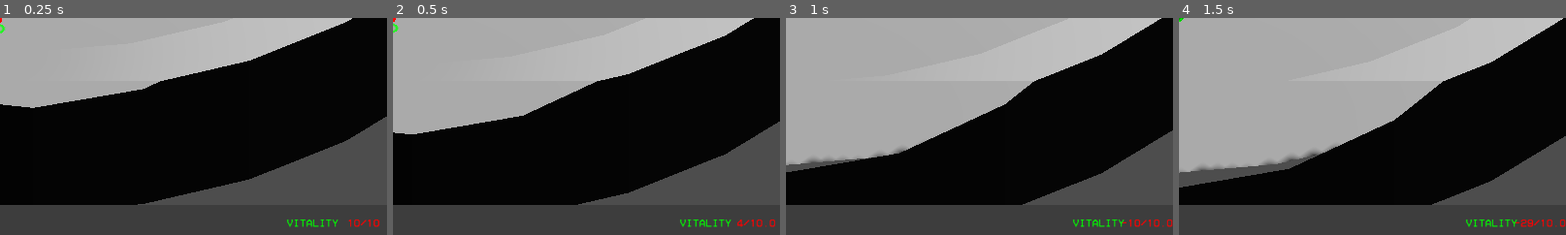
Above: before the commit, frames 1-4 (left to right).
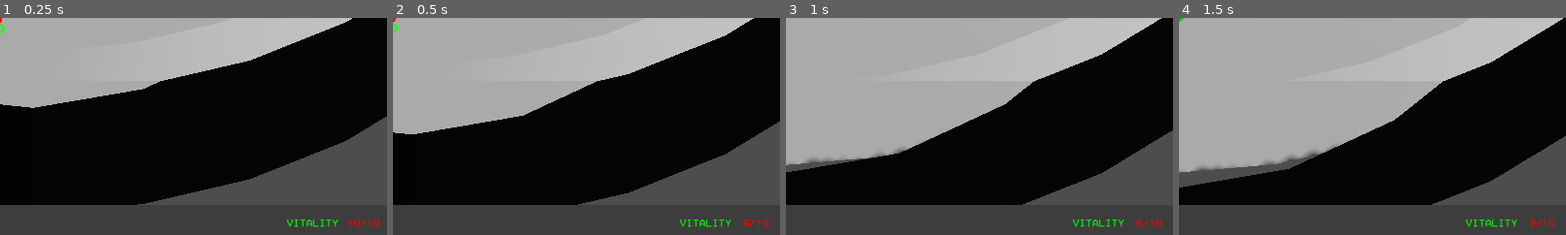
Above: after the commit, the same moments.

Repository: saladwithgrass/hyperdeath
Game: Godot game, scene res://levels/demo_arena/demo_arena.tscn
The game is run twice, just before and just after one commit, with the same random seed, the same clock (stepped at 60 frames per second) and the same inputs. This scene is started directly instead of the project's main scene.
Inputs (mouse positions are % of the whole screen's width and height, from its top left):
- Up to frame 1 (0.25 s): no input
- Up to frame 2 (0.5 s): no input
- Up to frame 3 (1 s): move the mouse to (72, 45) at 0.52 s; hold D (right) from 0.53 s (still down); right-click (72, 45) at 0.6 s; tap Shift (dash) at 0.8 s
- Up to frame 4 (1.5 s): move the mouse to (30, 55) at 1.27 s; release D (right) at 1.28 s; hold S (backward) from 1.28 s (still down); tap Shift (dash) at 1.35 s
The pictures show only the part of the screen within x 50-100%, y 49-99%; the shares and areas given below are measured in that part.

Frame 1 is identical in both runs. In frame 2, 0.2% of the frame differs, in the area x 88-99%, y 92-97%; in frame 3, 0.2%; in frame 4, 0.3%, in the area x 86-100%, y 92-97%.

Commit message:
tweaks

Diff:
--- a/enemies/generic_enemy/generic_enemy.gd
+++ b/enemies/generic_enemy/generic_enemy.gd
@@ -11,6 +11,7 @@
 # variables that determine attack capabilities
 @export_group("Attack Details")
 @export var can_shoot:bool = true
+@export var shot_damage:float = 1
 @export var can_melee:bool = false
 
 # projectile variable that is spawned when shooting
@@ -88,7 +89,8 @@
 	update_target_location()
 	set_next_velocity()
 	self.move_and_slide()
-	$rig.look_at(position + velocity*100)
+	if not velocity.is_zero_approx():
+		$rig.look_at(position + velocity*100)
 
 # spawn a new projectile and send itt
 func shoot():
@@ -97,6 +99,8 @@
 		return
 	var bullet = projectile_template.instantiate()
 	var bullet_direction = target.global_position - gun_muzzle.global_position
+	if bullet is Projectile:
+		bullet.damage = self.shot_damage
 	bullet_direction.y = 0
 	owner.add_child(bullet)
 	bullet.global_position = gun_muzzle.global_position
--- a/enemies/machine_gunner_enemy/machine_gunner_enemy.gd
+++ b/enemies/machine_gunner_enemy/machine_gunner_enemy.gd
@@ -2,11 +2,11 @@
 class_name MachineGunnerEnemy
 
 @export var mag_size:int = 30
-var cur_bullet_count:int = mag_size
+@onready var cur_bullet_count:int = mag_size
 
 @export var reload_time:float = 3
 @export var fire_rate:float = 15
-var delay_between_shots = 1.0 / fire_rate
+@onready var delay_between_shots = 1.0 / fire_rate
 
 func _ready():
 	super._ready()
--- a/enemies/machine_gunner_enemy/machine_gunner_enemy.tscn
+++ b/enemies/machine_gunner_enemy/machine_gunner_enemy.tscn
@@ -22,6 +22,7 @@
 mag_size = 30
 reload_time = 3.0
 fire_rate = 15.0
+shot_damage = 0.2
 projectile_template = ExtResource("3_giw0b")
 max_health = 10.0
 
--- a/enemies/melee_enemy/melee_enemy.gd
+++ b/enemies/melee_enemy/melee_enemy.gd
@@ -37,6 +37,7 @@
 
 # actions
 func melee():
+	print('meeleing')
 	if is_melee_on_cd or is_melee_on_windup:
 		return
 	is_melee_on_windup = true
@@ -47,13 +48,17 @@
 	# check if it has to move to the player
 	# 0.9 is there just to account for some errors
 
-	if ($rig/melee_hitbox/melee_marker.global_position - target.position).length() <= melee_reach * 1.2:
-		velocity = Vector3.ZERO
-		melee()
+	if is_melee_on_windup or is_meleeing:
+		return
+
+	if (%melee_marker.global_position - target.global_position)\
+		.length_squared() <= melee_reach**2:
+			velocity = Vector3.ZERO
+			melee()
 	else:
 		go_to_target()
 
-	$rig.look_at(target.position + Vector3(0, 0.25, 0))
+	$rig.look_at(target.global_position + Vector3(0, %melee_marker.position.y*0, 0))
 
 func _process(delta: float) -> void:
 	pass
--- a/enemies/melee_enemy/melee_enemy.tscn
+++ b/enemies/melee_enemy/melee_enemy.tscn
@@ -52,6 +52,7 @@
 disabled = true
 
 [node name="melee_marker" type="Marker3D" parent="rig/melee_hitbox"]
+unique_name_in_owner = true
 transform = Transform3D(1, 0, 0, 0, 1, 0, 0, 0, 1, 0, 1, -0.631008)
 
 [node name="navigation_agent" type="NavigationAgent3D" parent="."]
--- /dev/null
+++ b/enemies/teleporting enemy/teleporting_enemy.tscn
@@ -0,0 +1,36 @@
+[gd_scene load_steps=5 format=3 uid="uid://uk1wb1gcnv0q"]
+
+[ext_resource type="Script" uid="uid://e4kytsgbb8yj" path="res://enemies/generic_enemy/generic_enemy.gd" id="1_jqfit"]
+[ext_resource type="PackedScene" uid="uid://7f7a75jye8wi" path="res://misc_objects/bullet/bullet.tscn" id="2_h6fu2"]
+
+[sub_resource type="CapsuleMesh" id="CapsuleMesh_jqfit"]
+
+[sub_resource type="CapsuleShape3D" id="CapsuleShape3D_cb5rn"]
+
+[node name="teleporting_enemy" type="CharacterBody3D" node_paths=PackedStringArray("gun_muzzle")]
+collision_layer = 4
+collision_mask = 9
+script = ExtResource("1_jqfit")
+projectile_template = ExtResource("2_h6fu2")
+gun_muzzle = NodePath("rig/gun_muzzle")
+
+[node name="rig" type="Node3D" parent="."]
+
+[node name="gun_muzzle" type="Marker3D" parent="rig"]
+transform = Transform3D(1, 0, 0, 0, 1, 0, 0, 0, 1, 0, 1.30428, -1.11663)
+
+[node name="skin" type="MeshInstance3D" parent="rig"]
+transform = Transform3D(1, 0, 0, 0, 1, 0, 0, 0, 1, 0, 1, 0)
+mesh = SubResource("CapsuleMesh_jqfit")
+skeleton = NodePath("../..")
+
+[node name="hitbox" type="CollisionShape3D" parent="."]
+transform = Transform3D(1, 0, 0, 0, 1, 0, 0, 0, 1, 0, 1, 0)
+shape = SubResource("CapsuleShape3D_cb5rn")
+
+[node name="navigation_agent" type="NavigationAgent3D" parent="."]
+
+[node name="attack_timer" type="Timer" parent="."]
+autostart = true
+
+[connection signal="timeout" from="attack_timer" to="." method="_on_attack_timer_timeout"]
--- a/global_stuff/killable.gd
+++ b/global_stuff/killable.gd
@@ -2,10 +2,13 @@
 class_name Killable
 
 @export var max_health:float
-var health:int
+@export var delete_on_death:bool = true
+@export var is_dead:bool = false
+
+var health:float
 var is_being_parried:bool = false
 
-signal taken_damage(name:String, damage:int)
+signal taken_damage(name:String, damage:float)
 signal was_killed(who:Killable, name:String)
 
 func _ready():
@@ -16,7 +19,7 @@
 func set_target(_new_target):
 	pass
 
-func deal_damage(damage:int):
+func deal_damage(damage:float):
 	taken_damage.emit(name, damage)
 	health -= damage
 	if (health <= 0):
@@ -25,4 +28,5 @@
 func kill():
 	print(name)
 	was_killed.emit(self, name)
-	queue_free()
+	if delete_on_death:
+		queue_free()
--- a/levels/demo_arena_2/demo_2.tscn
+++ b/levels/demo_arena_2/demo_2.tscn
@@ -14,6 +14,8 @@
 [ext_resource type="PackedScene" uid="uid://cp1mvogpigkqb" path="res://misc_objects/opening_door/opening_door.tscn" id="9_ci5g6"]
 [ext_resource type="PackedScene" uid="uid://do1gadsytqdv7" path="res://enemies/machine_gunner_enemy/machine_gunner_enemy.tscn" id="10_r1j45"]
 [ext_resource type="PackedScene" uid="uid://4s1bmn1wis06" path="res://enemies/melee_enemy/melee_enemy.tscn" id="14_r1j45"]
+[ext_resource type="PackedScene" uid="uid://r7ma60m1ff8o" path="res://misc_objects/triggers/light_trigger/light_trigger.tscn" id="15_whsj1"]
+[ext_resource type="PackedScene" uid="uid://ct6kgu50j0ae7" path="res://misc_objects/triggers/spawn_trigger_death_track/spawn_trigger_death_track.tscn" id="16_umjul"]
 
 [sub_resource type="Environment" id="Environment_r1j45"]
 background_energy_multiplier = 0.0
@@ -604,6 +606,12 @@
 [sub_resource type="BoxShape3D" id="BoxShape3D_whsj1"]
 size = Vector3(14.5006, 4.02747, 1)
 
+[sub_resource type="BoxShape3D" id="BoxShape3D_umjul"]
+size = Vector3(1, 3.11121, 15.3802)
+
+[sub_resource type="BoxShape3D" id="BoxShape3D_sxckh"]
+size = Vector3(1, 6, 30)
+
 [node name="demo_2" type="Node3D"]
 script = ExtResource("1_dehso")
 metadata/_custom_type_script = "uid://dkjtv4mxj1iqo"
@@ -880,7 +888,7 @@
 spot_angle_attenuation = 39.3966
 script = ExtResource("4_whsj1")
 
-[node name="SpotLight3D2" type="SpotLight3D" parent="lights"]
+[node name="red_light_2" type="SpotLight3D" parent="lights"]
 transform = Transform3D(0.297325, 0.954776, 4.17346e-08, 0, -4.37114e-08, 1, 0.954776, -0.297325, -1.29965e-08, -1.26993, 18.5211, 35.0046)
 light_color = Color(1, 0, 0, 1)
 light_energy = 16.0
@@ -890,7 +898,7 @@
 spot_angle = 49.13
 spot_angle_attenuation = 0.0206173
 
-[node name="SpotLight3D3" type="SpotLight3D" parent="lights"]
+[node name="red_light_3" type="SpotLight3D" parent="lights"]
 transform = Transform3D(0.297325, 0.954776, 4.17346e-08, 0, -4.37114e-08, 1, 0.954776, -0.297325, -1.29965e-08, -4.60795, 18.5211, 35.4856)
 light_color = Color(1, 0, 0, 1)
 light_energy = 16.0
@@ -900,7 +908,7 @@
 spot_angle = 49.13
 spot_angle_attenuation = 0.0206173
 
-[node name="SpotLight3D4" type="SpotLight3D" parent="lights"]
+[node name="red_light_4" type="SpotLight3D" parent="lights"]
 transform = Transform3D(0.297325, 0.954776, 4.17346e-08, 0, -4.37114e-08, 1, 0.954776, -0.297325, -1.29965e-08, -8.2399, 18.5211, 35.8807)
 light_color = Color(1, 0, 0, 1)
 light_energy = 16.0
@@ -910,6 +918,12 @@
 spot_angle = 49.13
 spot_angle_attenuation = 0.0206173
 
+[node name="last_room_main" type="SpotLight3D" parent="lights"]
+transform = Transform3D(1, 0, 0, 0, -4.37114e-08, 1, 0, -1, -4.37114e-08, -32.4876, 18.2195, 28.9865)
+visible = false
+spot_range = 47.179
+spot_angle = 46.38
+
 [node name="spawn_trigger_room_1" type="Area3D" parent="."]
 transform = Transform3D(1, 0, 0, 0, 1, 0, 0, 0, 1, 0, 0.640776, 63.8374)
 collision_layer = 18
@@ -998,6 +1012,66 @@
 
 [node name="SpawnPoint2" parent="spawn_trigger/spawners/BatchSpawner" instance=ExtResource("9_8bm84")]
 transform = Transform3D(1, 0, 0, 0, 1, 0, 0, 0, 1, -14.6018, -9.53674e-07, -11.68)
+entity_scene = ExtResource("14_r1j45")
+
+[node name="light_trigger2" parent="." node_paths=PackedStringArray("lights") instance=ExtResource("15_whsj1")]
+transform = Transform3D(1, 0, 0, 0, 1, 0, 0, 0, 1, -22.91, 0, 29.7189)
+lights = [NodePath("../lights/last_room_main")]
+
+[node name="trigger_hitbox" parent="light_trigger2" index="0"]
+transform = Transform3D(1, 0, 0, 0, 1, 0, 0, 0, 1, 3.35356, 1.0556, 0.736259)
+shape = SubResource("BoxShape3D_umjul")
+
+[node name="OpeningDoor2" parent="." instance=ExtResource("9_ci5g6")]
+transform = Transform3D(-1.1059e-07, 0, 1, 0, 1, 0, -2.53, 0, -4.37114e-08, -19.5077, 1, 30.5946)
+is_closed = false
+
+[node name="final_room_wave_1" parent="." instance=ExtResource("16_umjul")]
+transform = Transform3D(1, 0, 0, 0, 1, 0, 0, 0, 1, -24, 0, 28)
+
+[node name="trigger_hitbox" parent="final_room_wave_1" index="0"]
+transform = Transform3D(1, 0, 0, 0, 1, 0, 0, 0, 1, 0, 1.5, 0.5)
+shape = SubResource("BoxShape3D_sxckh")
+
+[node name="BatchSpawner" parent="final_room_wave_1/spawners" index="0" instance=ExtResource("8_ayh2k")]
+
+[node name="SpawnPoint" parent="final_room_wave_1/spawners/BatchSpawner" instance=ExtResource("9_8bm84")]
+transform = Transform3D(1, 0, 0, 0, 1, 0, 0, 0, 1, -13, 0, 15)
+entity_scene = ExtResource("10_r1j45")
+
+[node name="SpawnPoint5" parent="final_room_wave_1/spawners/BatchSpawner" instance=ExtResource("9_8bm84")]
+transform = Transform3D(1, 0, 0, 0, 1, 0, 0, 0, 1, -23, 0, 0)
+entity_scene = ExtResource("6_g37lv")
+
+[node name="SpawnPoint3" parent="final_room_wave_1/spawners/BatchSpawner" instance=ExtResource("9_8bm84")]
+transform = Transform3D(1, 0, 0, 0, 1, 0, 0, 0, 1, -18, 0, 10)
+entity_scene = ExtResource("10_r1j45")
+
+[node name="SpawnPoint4" parent="final_room_wave_1/spawners/BatchSpawner" instance=ExtResource("9_8bm84")]
+transform = Transform3D(1, 0, 0, 0, 1, 0, 0, 0, 1, -18, 0, -10)
+entity_scene = ExtResource("10_r1j45")
+
+[node name="SpawnPoint2" parent="final_room_wave_1/spawners/BatchSpawner" instance=ExtResource("9_8bm84")]
+transform = Transform3D(1, 0, 0, 0, 1, 0, 0, 0, 1, -13, 0, -12)
+entity_scene = ExtResource("10_r1j45")
+
+[node name="final_room_wave_2" parent="." instance=ExtResource("8_ayh2k")]
+transform = Transform3D(1, 0, 0, 0, 1, 0, 0, 0, 1, -37, 0, 29)
+
+[node name="SpawnPoint" parent="final_room_wave_2" instance=ExtResource("9_8bm84")]
+transform = Transform3D(1, 0, 0, 0, 1, 0, 0, 0, 1, 14, 0, 5)
+entity_scene = ExtResource("14_r1j45")
+
+[node name="SpawnPoint3" parent="final_room_wave_2" instance=ExtResource("9_8bm84")]
+transform = Transform3D(1, 0, 0, 0, 1, 0, 0, 0, 1, -9, 0, 6)
+entity_scene = ExtResource("10_r1j45")
+
+[node name="SpawnPoint4" parent="final_room_wave_2" instance=ExtResource("9_8bm84")]
+transform = Transform3D(1, 0, 0, 0, 1, 0, 0, 0, 1, -9, 0, -6)
+entity_scene = ExtResource("10_r1j45")
+
+[node name="SpawnPoint2" parent="final_room_wave_2" instance=ExtResource("9_8bm84")]
+transform = Transform3D(1, 0, 0, 0, 1, 0, 0, 0, 1, 14, 0, -5)
 entity_scene = ExtResource("14_r1j45")
 
 [connection signal="all_dead" from="spawn_trigger_room_1" to="room1_wave2" method="spawn"]
@@ -1007,3 +1081,9 @@
 [connection signal="timeout" from="light_trigger/enable_timer" to="light_trigger" method="_on_enable_timer_timeout"]
 [connection signal="body_entered" from="spawn_trigger" to="lights/room_1_light_main" method="_on_spawn_trigger_body_entered"]
 [connection signal="body_entered" from="spawn_trigger" to="spawn_trigger" method="_on_body_entered"]
+[connection signal="all_dead" from="final_room_wave_1" to="final_room_wave_2" method="spawn"]
+[connection signal="body_entered" from="final_room_wave_1" to="PlayerInterface" method="refill_health" unbinds=1]
+[connection signal="body_entered" from="final_room_wave_1" to="OpeningDoor2" method="close" unbinds=1]
+
+[editable path="light_trigger2"]
+[editable path="final_room_wave_1"]
--- a/misc_objects/heavy bullet/heavy_bullet.gd
+++ b/misc_objects/heavy bullet/heavy_bullet.gd
@@ -1,4 +1,4 @@
 extends Projectile
 
 func _ready():
-	damage = 2
+	pass
--- a/misc_objects/opening_door/opening_door.gd
+++ b/misc_objects/opening_door/opening_door.gd
@@ -1,6 +1,18 @@
 extends Node3D
 class_name OpeningDoor
 
+@export var is_closed:bool = true
+
+func _ready() -> void:
+	if is_closed:
+		close()
+	else:
+		open()
+
 func open():
-	$door/hitbox.disabled = true
+	$door/hitbox.set_deferred("disabled", true)
 	visible = false
+
+func close():
+	$door/hitbox.set_deferred("disabled", false)
+	visible = true
--- a/misc_objects/projectile/generic_projectile.gd
+++ b/misc_objects/projectile/generic_projectile.gd
@@ -2,7 +2,7 @@
 class_name  Projectile
 
 const speed = Globals.bullet_speed
-var damage = 1
+var damage:float = 1
 var lifetime = 7 # s
 
 func set_new_velocity(new_velocity:Vector3):
--- /dev/null
+++ b/player/main_hud/help_menu.gd
@@ -0,0 +1,118 @@
+extends Control
+class_name HelpMenu
+
+var all_actions = InputMap.get_actions()
+
+func filter_default_actions():
+	var cleaned_actions = []
+	for action in all_actions:
+		if not action.to_lower().begins_with("ui_"):
+			cleaned_actions.append(action)
+	all_actions = cleaned_actions
+
+var movement_actions = [
+	"forward",
+	"left",
+	"backward",
+	"right",
+	"dash",
+]
+
+var shooting_actions = [
+	"shoot",
+	"alt_fire"
+]
+
+var switching_weapons = [
+	"next_weapon",
+	"prev_weapon"
+]
+
+var other_actions = []
+
+func fill_other_actions():
+	for action_name in all_actions:
+		var belongs_to_class = false
+		for action_class in all_action_classes.keys():
+			if action_name in all_action_classes[action_class] and action_class != "OTHER":
+				belongs_to_class = true
+				print(action_name)
+				break
+		if not belongs_to_class:
+			other_actions.append(action_name)
+
+
+var all_action_classes = {
+	"MOVEMENT" : movement_actions,
+	"SHOOTING" : shooting_actions,
+	"SWITCHING_WEAPONS" : switching_weapons,
+	"OTHER" : other_actions,
+}
+
+
+
+func _ready() -> void:
+	# all_actions = InputMap.get_actions()
+	filter_default_actions()
+	fill_other_actions()
+	generate_keyboard_help()
+
+var action_map_separator = "  --  "
+var indent = "    "
+
+var stuff_to_replace = {
+	"(Physical)" : "",
+	"Kp" : "NUMPAD"
+}
+
+func clean_action_up(action:String):
+	for to_replace in stuff_to_replace.keys():
+		action = action.replace(to_replace, stuff_to_replace[to_replace])
+	return action
+
+func get_action_mapping(action:String):
+	var events = InputMap.action_get_events(action)
+	if len(events) != 0:
+		return InputMap.action_get_events(action)[0].as_text()
+
+	return "NOT_MAPPED"
+
+func generate_action_class(main_tree:Tree, action_class:String, timed:bool=true):
+	var class_subtree = main_tree.create_item()
+	class_subtree.set_text(0, action_class.capitalize())
+	for action in all_action_classes[action_class]:
+		var action_name = ""
+		# add indent
+		action_name += indent
+		# add action itself
+		action_name += action
+		# get keymap
+		var cur_action_map = get_action_mapping(action)
+		cur_action_map = clean_action_up(cur_action_map)
+
+		# wait for some time to create "loading" animation
+		if timed:
+			await get_tree().create_timer(randf_range(0, 0.15)).timeout
+
+		# create child
+		var cur_label = main_tree.create_item(class_subtree)
+		# set text
+		cur_label.set_text(0, action_name)
+		cur_label.set_text(1, cur_action_map)
+		cur_label.set_text_alignment(0, HORIZONTAL_ALIGNMENT_LEFT)
+
+func clear_children(node:Control):
+	for child in $all_actions.get_children():
+		clear_children(child)
+		child.queue_free()
+
+func clear_actions():
+	$all_actions.clear()
+
+func generate_keyboard_help():
+	clear_actions()
+	var all_keys = all_action_classes.keys()
+	var tree_root = $all_actions.create_item()
+	tree_root.set_text(0, "INPUT MAP")
+	for action_class in all_keys:
+		await generate_action_class($all_actions, action_class)
--- /dev/null
+++ b/player/main_hud/help_menu.tscn
@@ -0,0 +1,27 @@
+[gd_scene load_steps=3 format=3 uid="uid://bk1xbp38oser0"]
+
+[ext_resource type="Theme" uid="uid://bu3d6f8d7tgud" path="res://player/main_hud/main_ui_theme.tres" id="1_jl07q"]
+[ext_resource type="Script" uid="uid://8e4x03udqxlb" path="res://player/main_hud/help_menu.gd" id="2_cmkvt"]
+
+[node name="help_menu" type="Control"]
+layout_mode = 3
+anchors_preset = 15
+anchor_right = 1.0
+anchor_bottom = 1.0
+grow_horizontal = 2
+grow_vertical = 2
+theme = ExtResource("1_jl07q")
+script = ExtResource("2_cmkvt")
+
+[node name="all_actions" type="Tree" parent="."]
+layout_mode = 1
+anchors_preset = 15
+anchor_right = 1.0
+anchor_bottom = 1.0
+grow_horizontal = 2
+grow_vertical = 2
+theme = ExtResource("1_jl07q")
+theme_override_colors/font_color = Color(0, 1, 0, 1)
+columns = 2
+hide_folding = true
+enable_recursive_folding = false
--- /dev/null
+++ b/player/main_hud/main_ui_theme.tres
@@ -0,0 +1,6 @@
+[gd_resource type="Theme" load_steps=2 format=3 uid="uid://bu3d6f8d7tgud"]
+
+[ext_resource type="FontFile" uid="uid://bj7d61dymsjdn" path="res://assets/fonts/HomeVideo-BLG6G.ttf" id="1_8g5e3"]
+
+[resource]
+default_font = ExtResource("1_8g5e3")
--- a/player/main_hud/player_hud.gd
+++ b/player/main_hud/player_hud.gd
@@ -51,10 +51,16 @@
 		dash_indicator.text = "ready"
 
 func update_vitality(health, max_health):
-	var health_text = str(health) + "/" + str(max_health)
+	var health_text = str(int(health)) + "/" + str(int(max_health))
 	health_indicator.text = health_text
 	health_indicator.label_settings.font_color = Color.RED
 	vitality_timer.start()
+
+func show_death():
+	$death_screen.visible = true
+
+func hide_death():
+	$death_screen.visible = false
 
 func _on_log_line_timer_1_timeout():
 	var cur_alpha = log_lines[0].label_settings.font_color.a8
--- a/player/main_hud/player_hud.tscn
+++ b/player/main_hud/player_hud.tscn
@@ -1,12 +1,10 @@
 [gd_scene load_steps=12 format=3 uid="uid://bhwitv71nor4g"]
 
+[ext_resource type="Theme" uid="uid://bu3d6f8d7tgud" path="res://player/main_hud/main_ui_theme.tres" id="1_fkcgo"]
 [ext_resource type="Script" uid="uid://b4hus8p276w0o" path="res://player/main_hud/player_hud.gd" id="1_g548d"]
-[ext_resource type="FontFile" uid="uid://bj7d61dymsjdn" path="res://assets/fonts/HomeVideo-BLG6G.ttf" id="2_yva1j"]
 [ext_resource type="LabelSettings" uid="uid://dmsw0foi21e0n" path="res://assets/fonts/red_player_ui.tres" id="3_ykr26"]
 [ext_resource type="PackedScene" uid="uid://dx8nblqhvnwau" path="res://global_stuff/logger.tscn" id="4_7yr5u"]
-
-[sub_resource type="Theme" id="Theme_mjrm6"]
-default_font = ExtResource("2_yva1j")
+[ext_resource type="PackedScene" uid="uid://b00wctf12lsds" path="res://player/health_hud/death_screen.tscn" id="5_fkcgo"]
 
 [sub_resource type="LabelSettings" id="LabelSettings_gl522"]
 font_color = Color(0, 1, 0, 1)
@@ -35,7 +33,7 @@
 anchor_bottom = 1.0
 grow_horizontal = 2
 grow_vertical = 2
-theme = SubResource("Theme_mjrm6")
+theme = ExtResource("1_fkcgo")
 script = ExtResource("1_g548d")
 
 [node name="background" type="ColorRect" parent="."]
@@ -160,6 +158,10 @@
 
 [node name="logger" parent="." groups=["Logger"] instance=ExtResource("4_7yr5u")]
 
+[node name="death_screen" parent="." instance=ExtResource("5_fkcgo")]
+visible = false
+layout_mode = 1
+
 [connection signal="timeout" from="flash_timer" to="." method="_on_flash_timer_timeout"]
 [connection signal="timeout" from="log_line_timer1" to="." method="_on_log_line_timer_1_timeout"]
 [connection signal="timeout" from="log_line_timer2" to="." method="_on_log_line_timer_2_timeout"]
--- a/player/player.gd
+++ b/player/player.gd
@@ -16,8 +16,6 @@
 @onready var railgun:Weapon = $"rig/gun_muzzle/railgun v1"
 @onready var weapon = pistol
 
-
-
 # movement values
 const SPEED = Globals.player_speed
 const JUMP_VELOCITY = Globals.player_jump_velocity
@@ -43,8 +41,6 @@
 # UI elemets
 @export var main_hud:PlayerMainHud
 
-# @onready var dash_indicator:Label = $ui/background/dash_status
-
 # @onready var health_indicator:Label = $ui/background/health_status
 # const flash_after_damage = 0.15
 # var vitality_timer = -1
@@ -68,10 +64,17 @@
 	health = Globals.player_health
 	$temp_floor.visible = false
 
+func refill_health(how_much:float=-1):
+	if how_much != -1:
+		health += how_much
+	else:
+		health = Globals.player_health
+	main_hud.update_vitality(health, max_health)
+
 # Killable override
 func kill():
-	return
-	print("player killed")
+	was_killed.emit(self, "player")
+	is_dead = true
 
 func deal_damage(damage):
 	health -= damage
--- a/player/player_interface/player_interface.gd
+++ b/player/player_interface/player_interface.gd
@@ -10,13 +10,14 @@
 
 @onready var player:Player = $player
 
+var is_wait_for_respawn:bool = false
+
 func spawn_enemy(scene:PackedScene):
 	var enemy:Killable = scene.instantiate()
-	enemy.set_target(self)
+	enemy.set_target(player)
 	owner.add_child(enemy)
 	enemy.set_owner(owner)
 	enemy.global_position = player.global_position + player.cursor.position
-
 
 func process_spawns():
 	if Input.is_action_just_pressed("spawn_0"):
@@ -33,6 +34,10 @@
 		spawn_enemy(spawn_scenes[5])
 
 func process_inputs(delta):
+	if is_wait_for_respawn:
+		if Input.is_action_just_pressed("restart"):
+			restart()
+
 	# SWITCHING WEAPONS
 	if Input.is_action_just_pressed("next_weapon"):
 		player.next_weapon()
@@ -74,6 +79,17 @@
 	var direction = (transform.basis * Vector3(input_dir.x, 0, input_dir.y)).normalized()
 	player.move(direction)
 
+func player_died(_player_entity:Player, _player_name:String):
+	player.main_hud.show_death()
+	get_tree().paused = true
+	is_wait_for_respawn = true
+
+func restart():
+	get_tree().paused = false
+	get_tree().reload_current_scene()
+
+func refill_health(how_much:float=-1):
+	player.refill_health(how_much)
 
 func _process(delta: float) -> void:
 	process_inputs(delta)
--- a/player/player_interface/player_interface.tscn
+++ b/player/player_interface/player_interface.tscn
@@ -17,3 +17,5 @@
 process_mode = 1
 transform = Transform3D(0.707107, 0.5, -0.5, 0, 0.707107, 0.707107, 0.707107, -0.5, 0.5, -10, 11, 10)
 follow = NodePath("../player")
+
+[connection signal="was_killed" from="player" to="." method="player_died"]
--- a/project.godot
+++ b/project.godot
@@ -120,6 +120,11 @@
 "events": [Object(InputEventKey,"resource_local_to_scene":false,"resource_name":"","device":-1,"window_id":0,"alt_press …(195 unchanged characters)…
 ]
 }
+restart={
+"deadzone": 0.2,
+"events": [Object(InputEventKey,"resource_local_to_scene":false,"resource_name":"","device":-1,"window_id":0,"alt_pressed":false,"shift_pressed":false,"ctrl_pressed":false,"meta_pressed":false,"pressed":false,"keycode":0,"physical_keycode":82,"key_label":0,"unicode":114,"location":0,"echo":false,"script":null)
+]
+}
 
 [layer_names]
 
Not shown: 1 places in levels/demo_arena_2/demo_2.tscn that only renumber resources
Not shown, added: player/main_hud/help_menu.gd.uid
Not shown, changed: tasks.md
